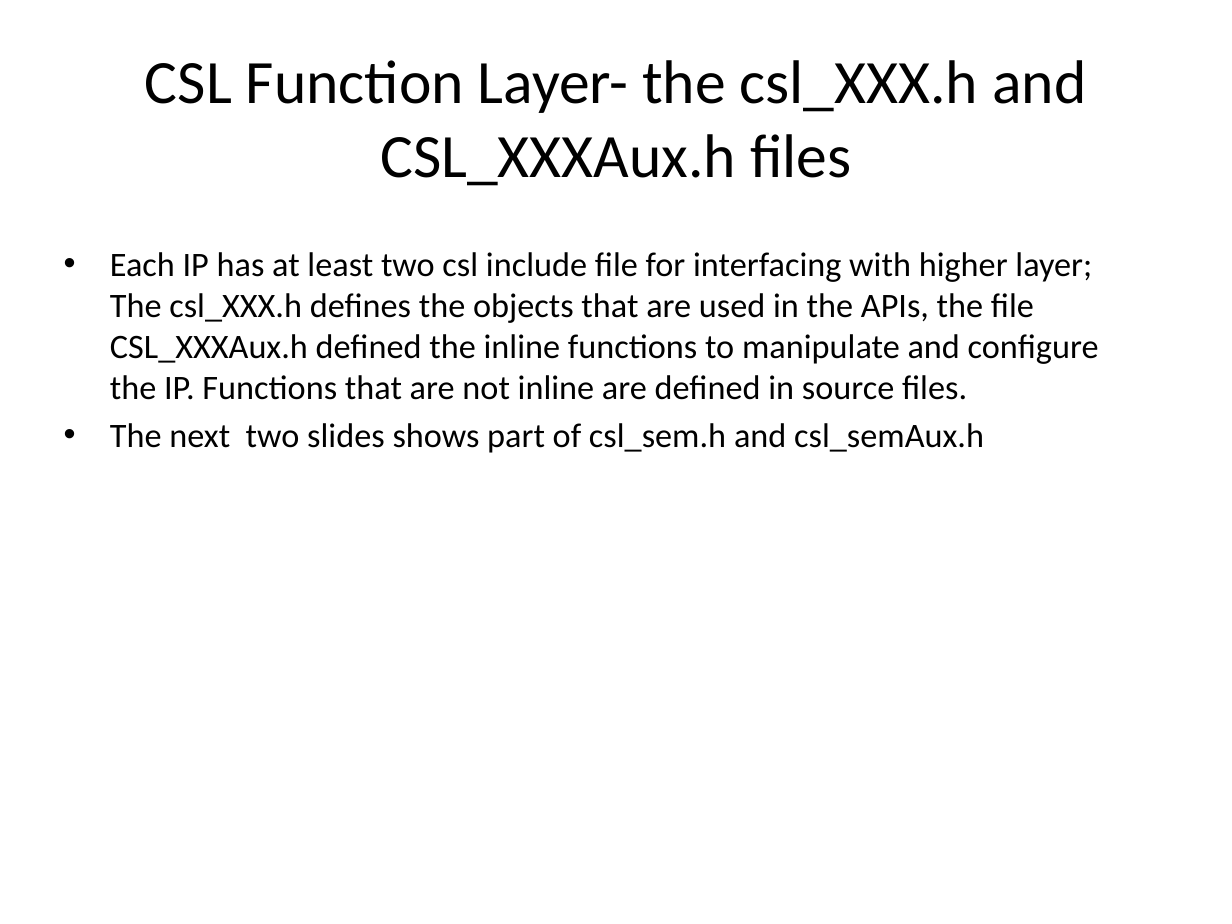
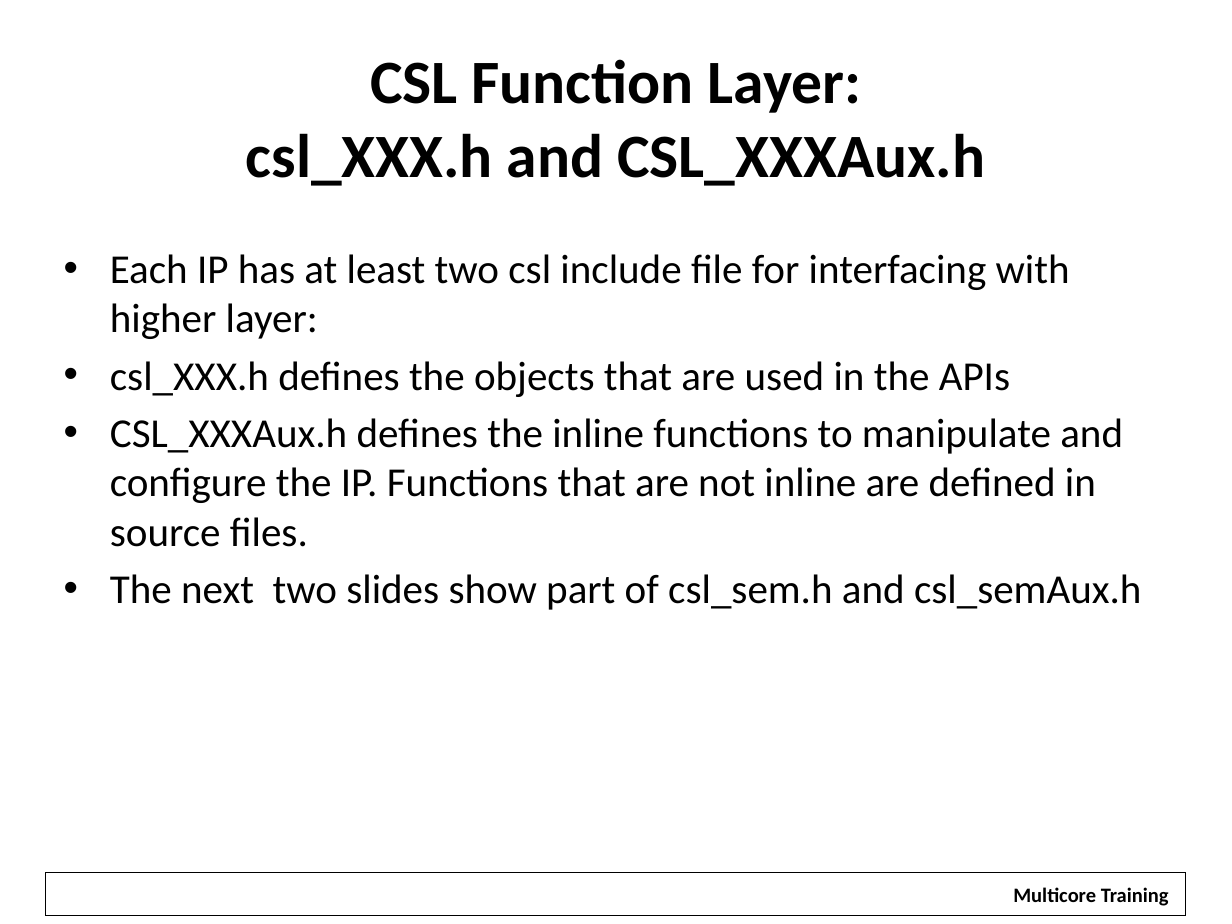
Before and after one commit to hari1989/keystone-workshop, a slide deck: slide 29 of preliminary/Working/presentations/KeyStone Peripherals Usage.pptx. Drawn at 1232x924 pixels with LibreOffice and Linux fonts; fonts in the diff are those of the drawing; background and template pictures are left out. Boxes give left, top, right and bottom in pixels: in the first picture for what was removed or moved away, otherwise in the second. Text is boxed around its words. In the diff, an @@ line names an element or a change of style, - is before the commit and + after.

```diff
--- a/preliminary/Working/presentations/KeyStone Peripherals Usage.pptx
+++ b/preliminary/Working/presentations/KeyStone Peripherals Usage.pptx
@@ title at <box>246,59,985,186</box>: text changed; bold on @@
-CSL Function Layer- the csl_XXX.h and CSL_XXXAux.h files
+CSL Function Layer:
+csl_XXX.h and CSL_XXXAux.h
@@ text at <box>110,254,1142,610</box>: text changed; size 20 to 24 pt @@
-• Each IP has at least two csl include file for interfacing with higher layer; The csl_XXX.h defines the objects that are used in the APIs, the file CSL_XXXAux.h defined the inline functions to manipulate and configure the IP. Functions that are not inline are defined in source files.
-• The next two slides shows part of csl_sem.h and csl_semAux.h
+• Each IP has at least two csl include file for interfacing with higher layer:
+• csl_XXX.h defines the objects that are used in the APIs
+• CSL_XXXAux.h defines the inline functions to manipulate and configure the IP. Functions that are not inline are defined in source files.
+• The next two slides show part of csl_sem.h and csl_semAux.h
@@ rectangle added at <box>46,872,1186,915</box>, outline #000000 0.75 pt @@
@@ rectangle added at <box>999,876,1181,913</box>, fill #FFFFFF, 12 pt, text #000000, bold @@
+Multicore Training
```
Also in this commit, not shown: 83 other slides changed, 8 slides added, 5 slides removed.
